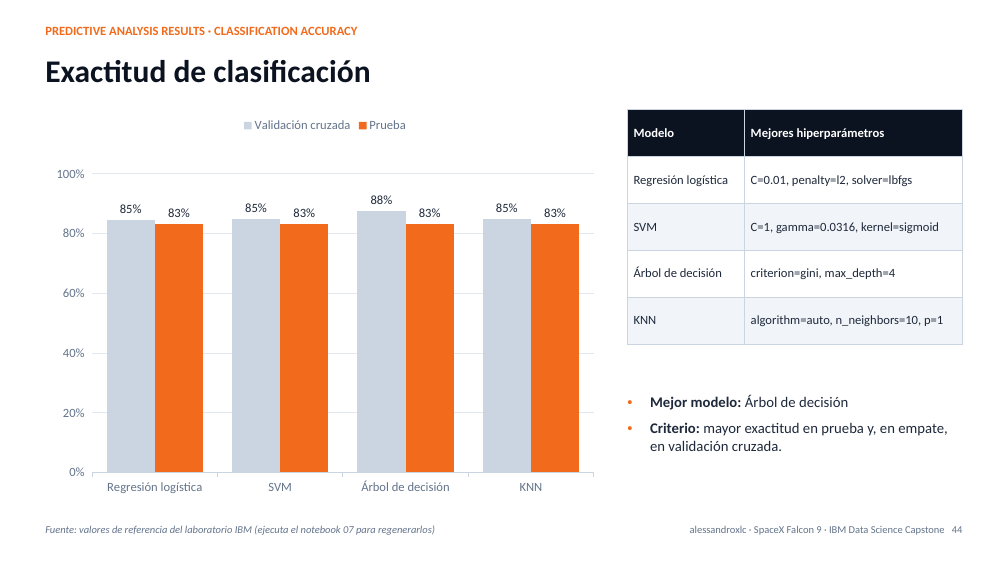
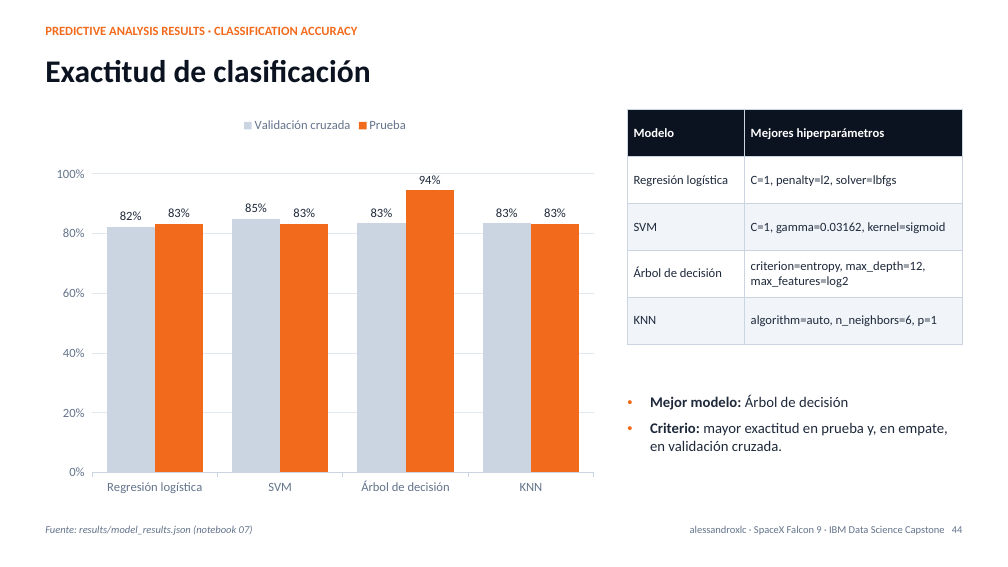
Before and after one commit to alessandroxlc/spacex-falcon9-capstone, a slide deck: slide 44 of presentation/SpaceX_Falcon9_Capstone.pptx. Drawn at 1008x567 pixels with LibreOffice and Linux fonts; fonts in the diff are those of the drawing. Boxes give left, top, right and bottom in pixels: in the first picture for what was removed or moved away, otherwise in the second. Text is boxed around its words. In the diff, an @@ line names an element or a change of style, - is before the commit and + after.

```diff
--- a/presentation/SpaceX_Falcon9_Capstone.pptx
+++ b/presentation/SpaceX_Falcon9_Capstone.pptx
@@ column chart at (45, 110, 605, 503) @@
@@ Validación cruzada, Regresión logística: 0.85 to 0.82 @@
@@ Validación cruzada, Árbol de decisión: 0.88 to 0.83 @@
@@ Validación cruzada, KNN: 0.85 to 0.83 @@
@@ Prueba, Árbol de decisión: 0.83 to 0.94 @@
@@ table at (628, 110, 963, 344) @@
-row 2, column 2: C=0.01, penalty=l2, solver=lbfgs
+row 2, column 2: C=1, penalty=l2, solver=lbfgs
-row 3, column 2: C=1, gamma=0.0316, kernel=sigmoid
+row 3, column 2: C=1, gamma=0.03162, kernel=sigmoid
-row 4, column 2: criterion=gini, max_depth=4
+row 4, column 2: criterion=entropy, max_depth=12, max_features=log2
-row 5, column 2: algorithm=auto, n_neighbors=10, p=1
+row 5, column 2: algorithm=auto, n_neighbors=6, p=1
@@ text at (45, 525, 253, 535): text changed @@
-Fuente: valores de referencia del laboratorio IBM (ejecuta el notebook 07 para regenerarlos)
+Fuente: results/model_results.json (notebook 07)
```
Also in this commit, not shown: 28 other slides changed, 45 other files.
